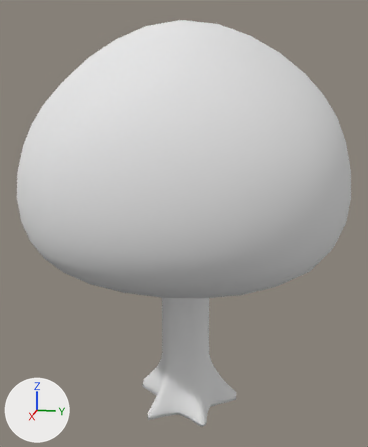
Renders of the OBJ model Assets/Models/tree.obj from each side of a commit.
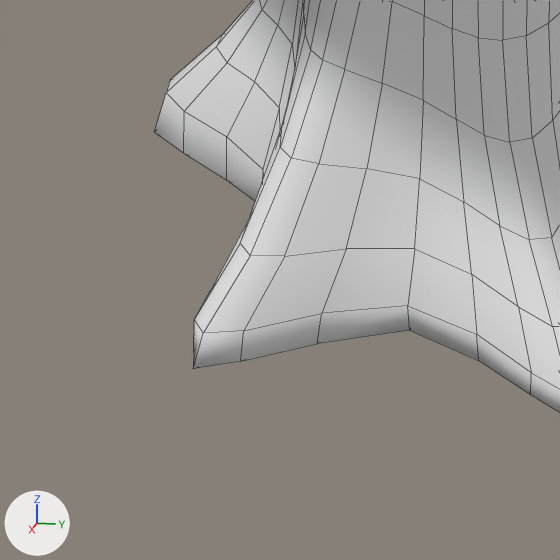
Old and new are each drawn whole from a 50 mm camera at (39.6, 7.8, 16.4) aimed at (0.0, -0.1, 6.5) and again close up on the part from 33% to 54% of the width and 82% to 100% of the height. Lighting does not change. The marker at lower left points along +X, +Y and +Z. The close-ups show mesh edges as thin lines. Where no turn or scale is listed for an object, it has been applied to the vertices.

Names of what the first close-up shows: 'tree'.
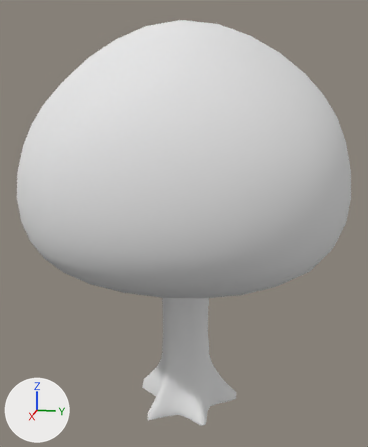
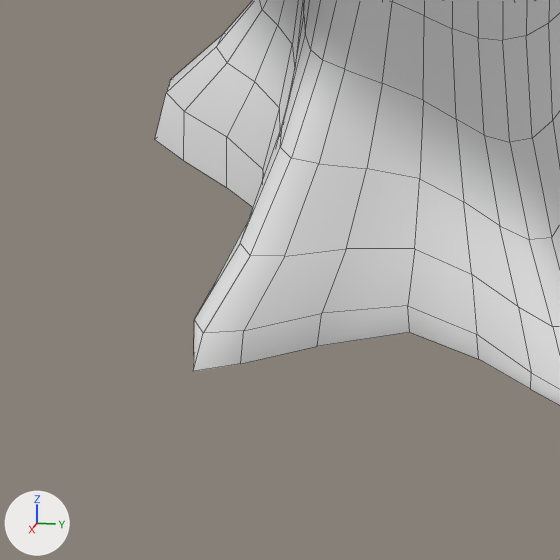
The newer file is also turned or shifted as a whole; pictures and numbers use the older file's frame.

What differs and where, as boxes [x1, y1, x2, y2] in the close-ups (560 x 560 px):
'tree', reshaped
    before: [154, 0, 560, 412]
    after: [155, 0, 560, 405]
part 1 of me_tree, cut back
    before: [154, 93, 560, 412]
    after: [155, 93, 560, 405]

The change, as a list of edits to the scene's bpy script:
```text
Change me_tree:
    used by ob_tree; location = (0.0, 0.0, 0.0)
    remove me_tree.from_pydata(...)  # 1027 vertices, 1004 faces; spans x -12.6..12.6, y -12.6..12.6, z -9.5..22.0
    add me_tree.from_pydata(...)  # 986 vertices, 944 faces; spans x -12.6..12.6, y -12.6..12.6, z -9.3..22.0
    me_tree part 1
    65 vertices are removed from x -3.2..3.8, y -4.2..3.9, z -9.5..-9.2
    87 faces are deleted
    24 vertices are added at x -2.9..3.8, y -4.2..3.9, z -9.3
    27 new faces join them
    remove me_tree.materials.append(mat_lambert6sg)  # white #e7e7e7
```
